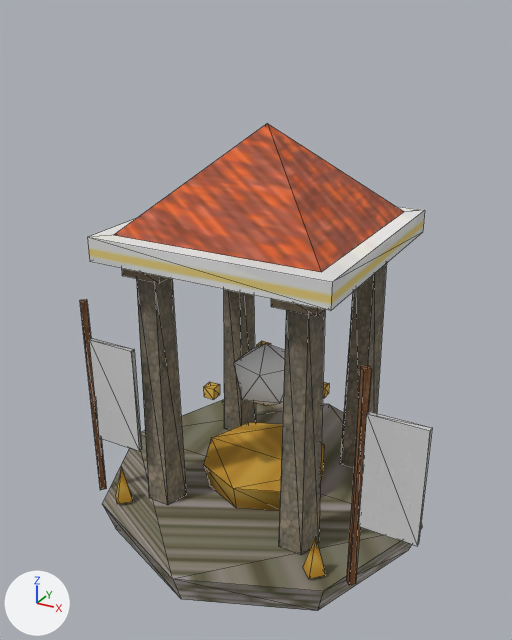
A saved change to the glTF model assets/structures/support.glb.
Before and after are seen from a 50 mm camera at (2.67, -5.03, 4.44) aimed at (-0.02, -0.14, 1.99). The axes (+X, +Y, +Z) are drawn at lower left. The lights are the same throughout. The picture after the commit comes second. Mesh edges are drawn as thin lines. Vertices at exactly the same position are counted once.

The first picture shows 'level2_support', 'spin_support', 'support'.
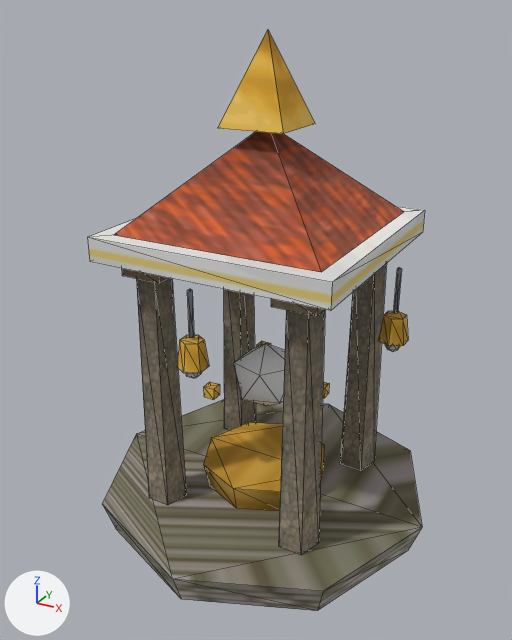
Patch to the scene script:
```diff
--- a/assets/structures/support.glb.py
+++ b/assets/structures/support.glb.py
@@ img_iron @@
+img_iron = load_image('iron', '_unpacked/iron', 64, 64, 'sRGB')
@@ mat_iron @@
+mat_iron = bpy.data.materials.new('iron')
+# uses the picture img_iron
@@ me_level2_support @@
 # used by ob_level2_support; location = (0.0, 0.0, 0.0)
-me_level2_support.from_pydata(...)  # 52 vertices, 72 faces; spans x -1.29..1.74, y -1.05..1.05, z 0.3..2.2
+me_level2_support.from_pydata(...)  # 125 vertices, 198 faces; spans x -1.25..1.25, y -1.27..1.27, z 1.91..4.3
+# me_level2_support part 1: a new loose piece, a 6-sided cut cone along z (radius 0.12 at the low end, 0.09 at the high end) spanning x 1.05..1.25, y -0.12..0.12, z 2.01..2.23, in mat_gold
+# me_level2_support part 2: a new loose piece, a 6-sided cut cone along z (radius 0.12 at the low end, 0.09 at the high end) spanning x -0.1..0.1, y -1.27..-1.03, z 2.01..2.23, in mat_gold
+# me_level2_support part 3: a new loose piece, an icosphere of 20 faces spanning x 1.09..1.21, y -0.06..0.06, z 1.91..2.05, in mat_team_crystal
+# me_level2_support part 4: a new loose piece, an icosphere of 20 faces spanning x -0.06..0.06, y -1.21..-1.09, z 1.91..2.05, in mat_team_crystal
+# me_level2_support part 5: the loose piece of 8 vertices spanning x -1.22..-0.76, y -0.92..-0.88, z 0.88..1.86 is deleted
+# me_level2_support part 6: the loose piece of 8 vertices spanning x 1.28..1.74, y -0.92..-0.88, z 0.88..1.86 is deleted
+# me_level2_support part 7: the loose piece of 8 vertices spanning x -1.29..-1.21, y -0.94..-0.86, z 0.3..2.2 is deleted
+# me_level2_support part 8: the loose piece of 8 vertices spanning x 1.21..1.29, y -0.94..-0.86, z 0.3..2.2 is deleted
+# me_level2_support part 9: the loose piece of 5 vertices spanning x -1.05..-0.85, y -1.05..-0.85, z 0.32..0.68 is deleted
+# me_level2_support part 10: the loose piece of 5 vertices spanning x 0.85..1.05, y -1.05..-0.85, z 0.32..0.68 is deleted
+# me_level2_support part 11: 6 vertices added at x 1.14..1.17, y -0.02..0.02, z 2.25..2.62
+# me_level2_support part 12: 6 vertices added at x -0.01..0.02, y -1.17..-1.13, z 2.25..2.62
+# me_level2_support part 13: 5 vertices added at x -0.28..0.28, y -0.28..0.28, z 3.6..4.3
+# other edits to the shape of me_level2_support do not show in these pictures
 me_level2_support.materials.append(mat_gold)
-me_level2_support.materials.append(mat_wood)
-me_level2_support.materials.append(mat_team_cloth)
+me_level2_support.materials.append(mat_iron)
+me_level2_support.materials.append(mat_team_crystal)
@@ me_support @@
 me_support.from_pydata(...)  # 117 vertices, 186 faces; spans x -1.55..1.55, y -1.55..1.55, z 0.0..3.62
 # used by ob_support; location = (0.0, 0.0, 0.0)
+# me_support part 14: 49 faces centred in x -0.81..0.81, y -0.81..0.8, z 0.38..2.57 are repainted in the vertex colours; the middle colour goes from light grey #d6d6d6 to light grey #d9d9d9
+# me_support part 15: 38 faces centred in x -1.03..1.03, y -1.03..0.88, z 0.3..3.09 are repainted in the vertex colours; the middle colour goes from white #ededed to white #efefef
 me_support.materials.append(mat_cobble)
```

Location of each change, [x1, y1, x2, y2] in pixels of the pictures (512 x 640 px):
'level2_support', reshaped: before [80, 299, 432, 585]; after [177, 30, 408, 378]
part 1 of me_level2_support, added (brown): after [378, 311, 408, 346]
part 2 of me_level2_support, added (brown): after [177, 335, 209, 373]
part 3 of me_level2_support, added: after [385, 345, 400, 352]
part 4 of me_level2_support, added: after [186, 372, 202, 378]
part 5 of me_level2_support, deleted: before [89, 338, 142, 451]
part 6 of me_level2_support, deleted: before [359, 411, 432, 546]
part 7 of me_level2_support, deleted (brown): before [80, 299, 106, 490]
part 8 of me_level2_support, deleted (brown): before [346, 365, 372, 585]
part 9 of me_level2_support, deleted: before [116, 467, 133, 504]
part 10 of me_level2_support, deleted (brown): before [303, 536, 325, 579]
part 11 of me_level2_support, added: after [394, 268, 402, 313]
part 12 of me_level2_support, added: after [187, 289, 194, 338]
part 13 of me_level2_support, added (orange): after [218, 30, 315, 134]
part 14 of me_support, edited (looks the same): [136, 263, 387, 555] in both
part 15 of me_support, recoloured: before [108, 123, 422, 584]; after [108, 131, 422, 584]
